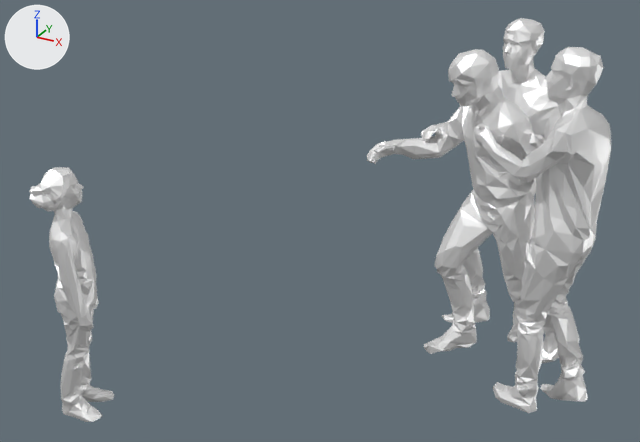
A saved change to the glTF model src/resources/father.glb.
Rendered twice from a 50 mm camera at (2.43, -4.45, 3.43) aimed at (-0.04, 0.05, 1.18). Arrows for +X, +Y and +Z are at upper left; the lights stay in place. Where no turn or scale is listed for an object, it has been applied to the vertices.

The older version as bpy lines, for what is in view:
```python
mat_yeonmi = principled_material('yeonmi')
mat_yeonmi.base_color = (1.0, 1.0, 1.0)  # white #ffffff
mat_yeonmi.metallic = 0.8
me_characters = bpy.data.meshes.new('characters')
me_characters.from_pydata(...)  # 767 vertices, 1534 faces; spans x -1.01..-0.09, y -0.15..0.57, z 0.02..2.33
me_characters.materials.append(mat_yeonmi)  # white #ffffff
me_characters_001 = bpy.data.meshes.new('characters.001')
me_characters_001.from_pydata(...)  # 767 vertices, 1534 faces; spans x -0.39..0.44, y -0.58..0.25, z 0.03..2.33
me_characters_001.materials.append(mat_yeonmi)  # white #ffffff
me_characters_002 = bpy.data.meshes.new('characters.002')
me_characters_002.from_pydata(...)  # 792 vertices, 1579 faces; spans x -0.79..0.57, y -0.32..0.35, z -1.08..1.09
me_characters_002.materials.append(mat_yeonmi)  # white #ffffff
me_child = bpy.data.meshes.new('child')
me_child.from_pydata(...)  # 623 vertices, 1227 faces; spans x -0.17..0.2, y -0.19..0.23, z -0.85..0.81
me_child.materials.append(mat_yeonmi)  # white #ffffff
ob_characters = bpy.data.objects.new('characters', me_characters)
ob_characters.location = (1.745, 0.365, 0.0)
ob_characters_001 = bpy.data.objects.new('characters.001', me_characters_002)
ob_characters_001.location = (0.871, 0.76, 1.149)
ob_characters_002 = bpy.data.objects.new('characters.002', me_characters_001)
ob_characters_002.location = (0.712, 1.18, 0.0)
ob_child = bpy.data.objects.new('child', me_child)
ob_child.location = (-1.193, -0.969, 0.842)
```
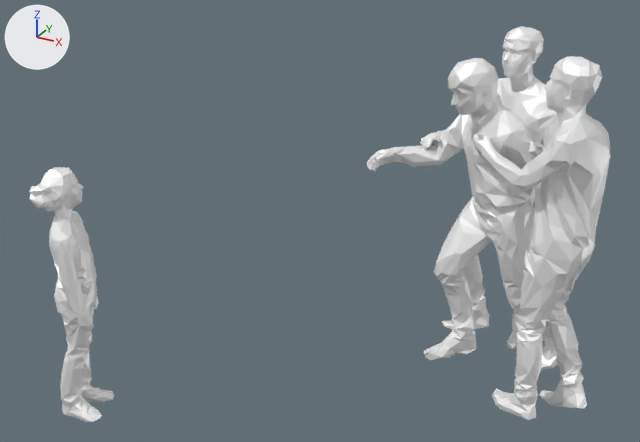
Boxes [x1, y1, x2, y2] around the edits, measured in the pictures (640 x 442 px):
'characters', surface changed, moved: before [474, 47, 611, 413]; after [473, 56, 610, 420]
'characters.001', surface changed, moved: before [367, 49, 559, 364]; after [366, 58, 558, 370]
'characters.002', surface changed, moved: before [421, 18, 561, 342]; after [420, 26, 560, 348]

Patch to the scene script:
```diff
--- a/src/resources/father.glb.py
+++ b/src/resources/father.glb.py
@@ mat_yeonmi @@
 mat_yeonmi.base_color = (1.0, 1.0, 1.0)  # white #ffffff
-mat_yeonmi.metallic = 0.8
+mat_yeonmi.metallic = 0.4
@@ ob_characters @@
 ob_characters = bpy.data.objects.new('characters', me_characters)
-ob_characters.location = (1.745, 0.365, 0.0)
+ob_characters.location = (1.745, 0.365, -0.053)
@@ ob_characters_002 @@
 ob_characters_002 = bpy.data.objects.new('characters.002', me_characters_001)
-ob_characters_002.location = (0.712, 1.18, 0.0)
+ob_characters_002.location = (0.712, 1.18, -0.053)
@@ ob_characters_001 @@
 ob_characters_001 = bpy.data.objects.new('characters.001', me_characters_002)
-ob_characters_001.location = (0.871, 0.76, 1.149)
+ob_characters_001.location = (0.871, 0.76, 1.097)
```
